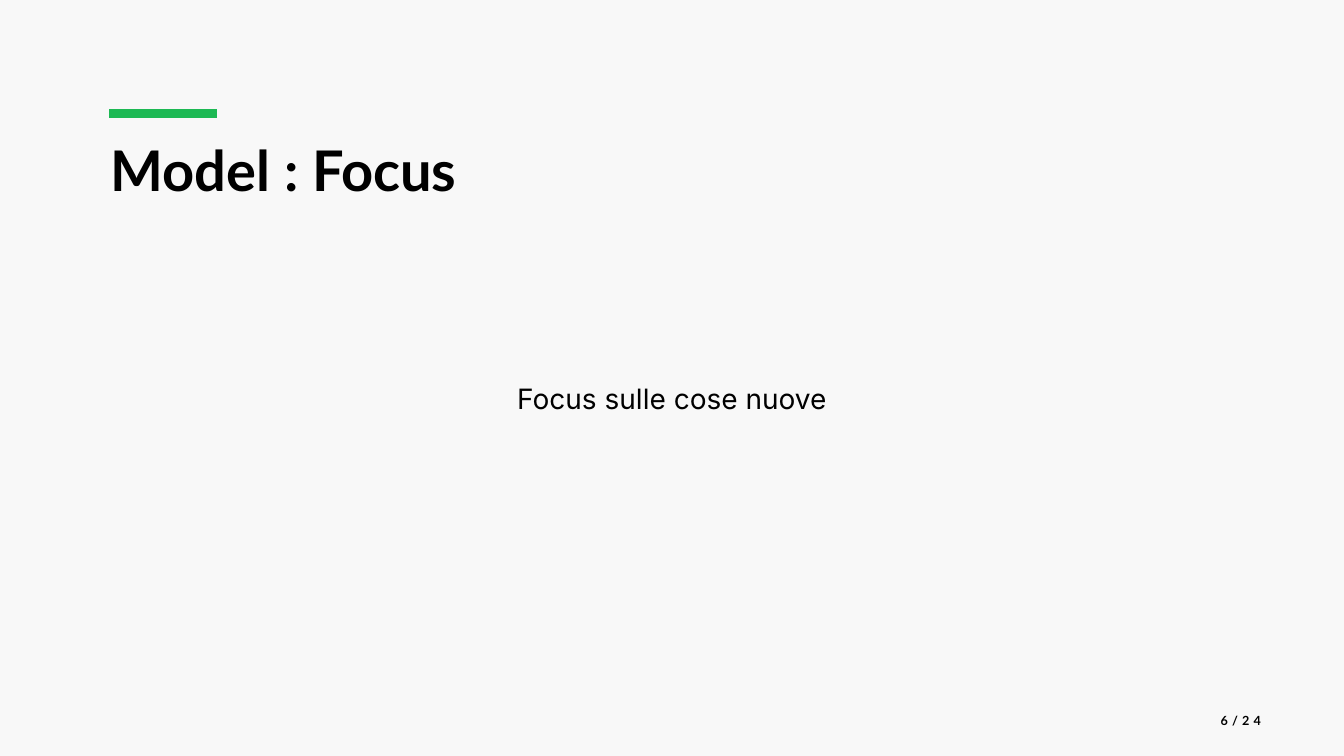
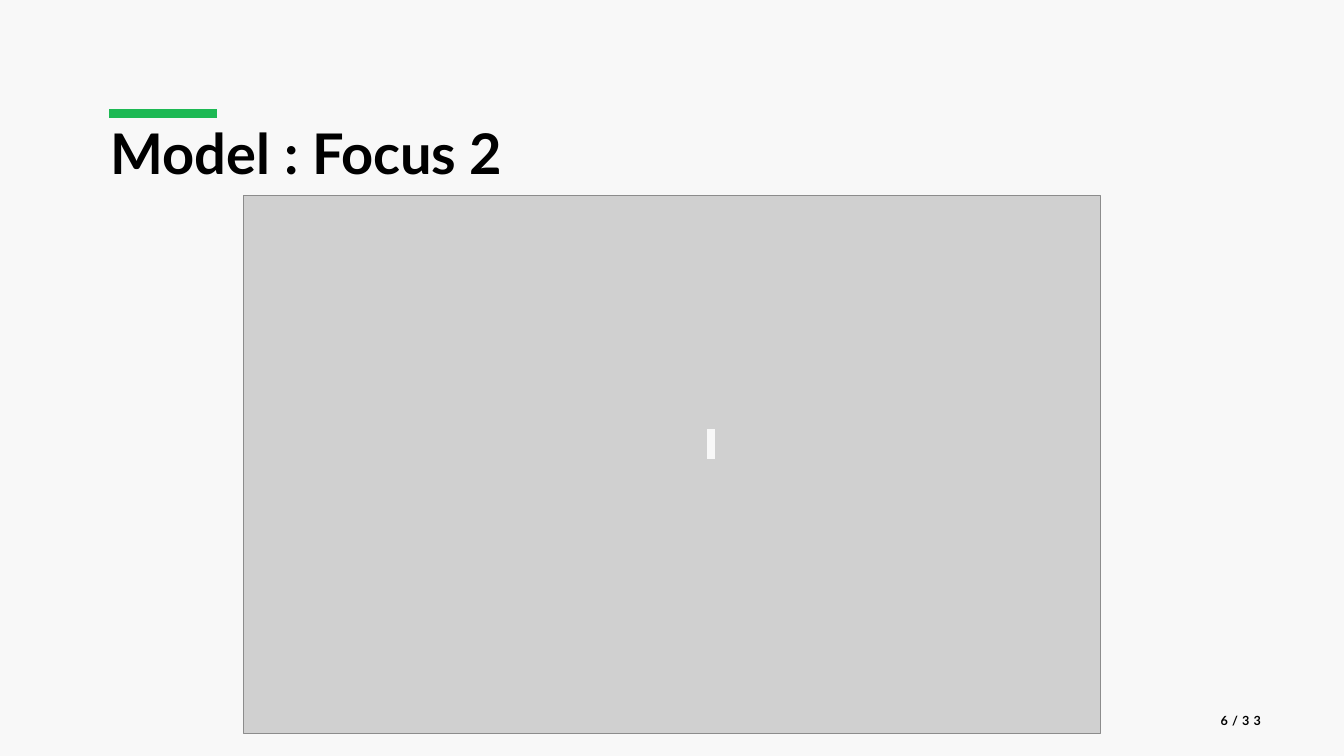
Before and after one commit to luca-martinelli-09/spotify-pg, a slide deck: slide 6 of slides/Spotify_Presentation.pptx. Drawn at 1344x756 pixels with LibreOffice and Linux fonts; fonts in the diff are those of the drawing; grey boxes stand for pictures. Boxes give left, top, right and bottom in pixels: in the first picture for what was removed or moved away, otherwise in the second. Text is boxed around its words. In the diff, an @@ line names an element or a change of style, - is before the commit and + after.

```diff
--- a/slides/Spotify_Presentation.pptx
+++ b/slides/Spotify_Presentation.pptx
@@ title at [111, 132, 502, 175]: text changed @@
-Model : Focus
+Model : Focus 2
@@ picture added at [244, 196, 1101, 733] @@
@@ text removed at [517, 388, 827, 410] @@
-Focus sulle cose nuove
@@ rectangle added at [708, 430, 715, 459], fill #F8F8F8, outline #F8F8F8 1 pt @@
@@ page number at [1221, 715, 1261, 726]: text changed @@
-6/24
+6/33
```
Also in this commit, not shown: 19 other slides changed, 4 slides added, 1 slide removed, 23 other files.
